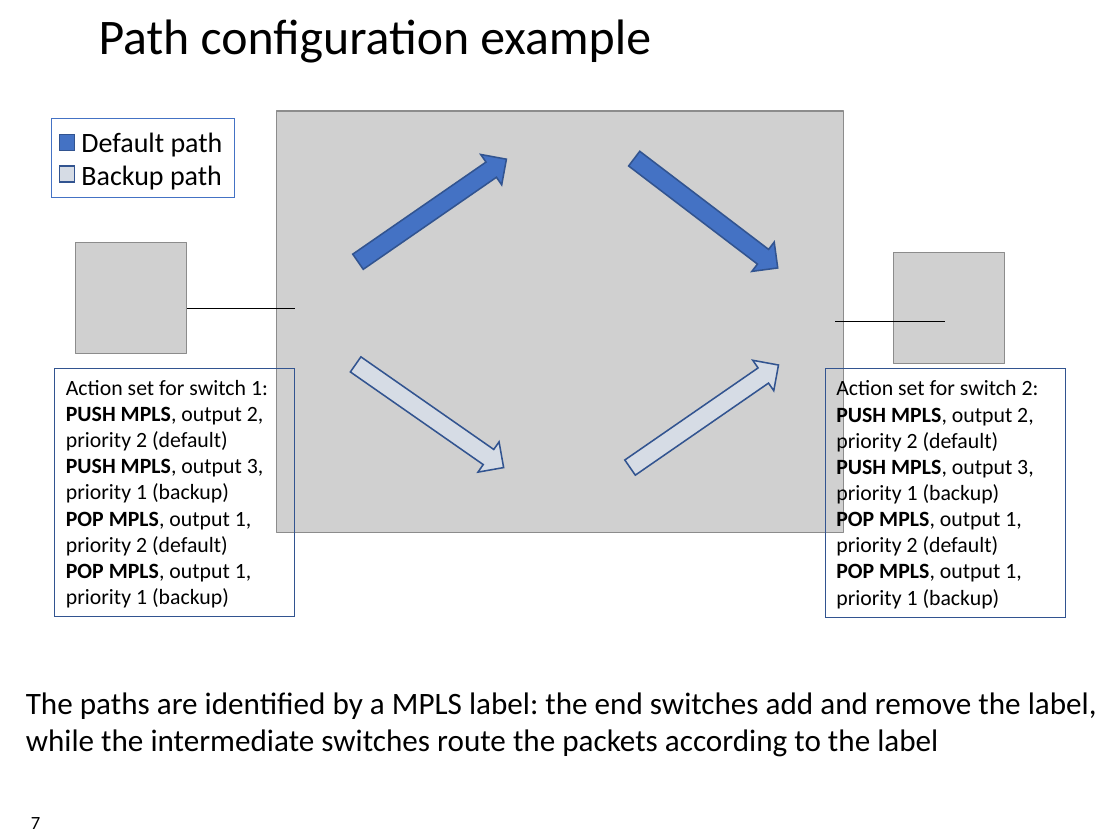
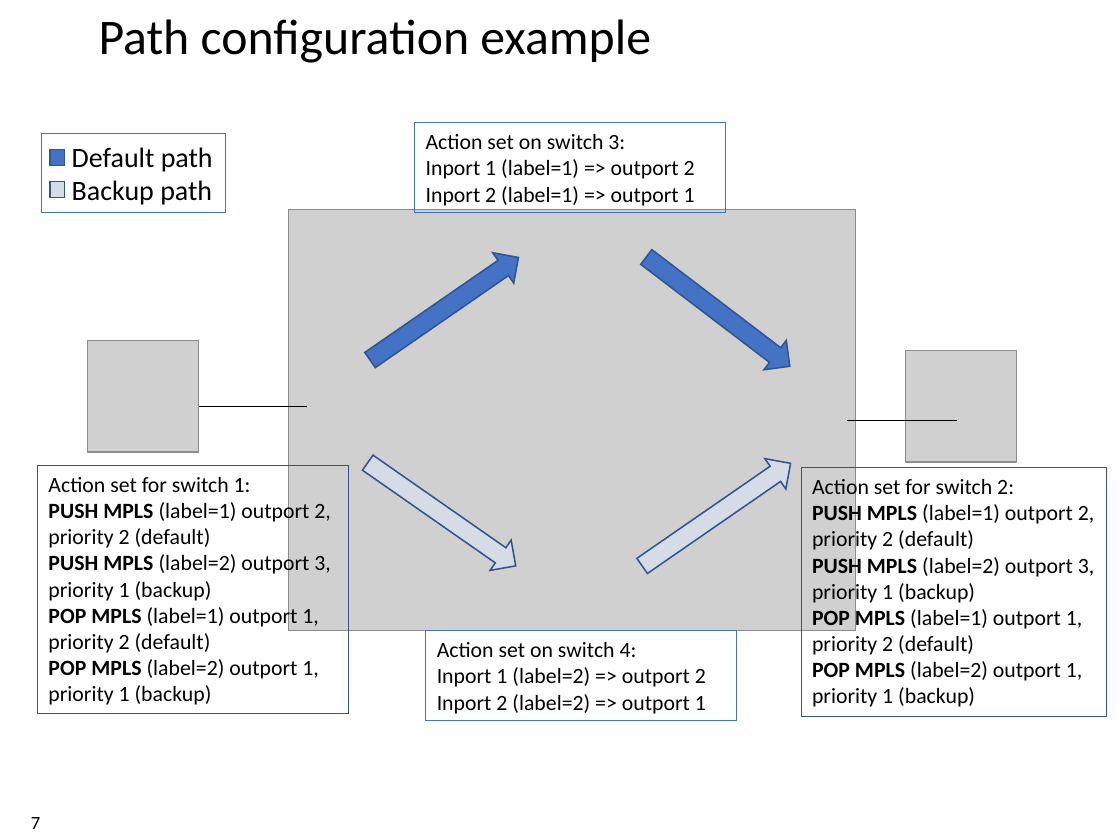
Before and after one commit to xdl907/switching-and-routing-project, a slide deck: slide 7 of template_project_exam__1_.pptx. Drawn at 1120x840 pixels with LibreOffice and Linux fonts; fonts in the diff are those of the drawing; grey boxes stand for pictures; background and template pictures are left out. Boxes give left, top, right and bottom in pixels: in the first picture for what was removed or moved away, otherwise in the second. Text is boxed around its words. In the diff, an @@ line names an element or a change of style, - is before the commit and + after.

```diff
--- a/template_project_exam__1_.pptx
+++ b/template_project_exam__1_.pptx
@@ rectangle added at (414,122,725,213), outline #4472C4 0.75 pt, 14 pt, text #000000 @@
+Action set on switch 3:
+Inport 1 (label=1) => outport 2
+Inport 2 (label=1) => outport 1
@@ 3 rectangles: place and size @@
-3 rectangles at (52,119,235,198)
+3 rectangles at (41,134,225,214)
@@ down arrow: place and size @@
-down arrow at (623,144,789,283)
+down arrow at (636,243,801,381)
@@ down arrow: place and size @@
-down arrow at (619,350,789,483)
+down arrow at (632,448,801,581)
@@ 3 pictures, 2 down arrows, 2 lines: place and size @@
-3 pictures, 2 down arrows, 2 lines at (75,111,1006,532)
+3 pictures, 2 down arrows, 2 lines at (87,209,1017,631)
@@ rectangle "Action set for switch 1: ...": place and size @@
-rectangle "Action set for switch 1: ..." at (55,368,295,617)
+rectangle "Action set for switch 1: ..." at (37,465,348,713)
@@ text in rectangle at (48,477,330,705): text changed @@
-Action set for switch 1:
-PUSH MPLS, output 2,
-priority 2 (default)
-PUSH MPLS, output 3,
-priority 1 (backup)
-POP MPLS, output 1, priority 2 (default)
-POP MPLS, output 1, priority 1 (backup)
+Action set for switch 1:
+PUSH MPLS (label=1) outport 2,
+priority 2 (default)
+PUSH MPLS (label=2) outport 3,
+priority 1 (backup)
+POP MPLS (label=1) outport 1, priority 2 (default)
+POP MPLS (label=2) outport 1, priority 1 (backup)
@@ rectangle "Action set for switch 2: ...": place and size @@
-rectangle "Action set for switch 2: ..." at (825,368,1065,617)
+rectangle "Action set for switch 2: ..." at (801,467,1107,716)
@@ text in rectangle at (812,476,1094,707): text changed @@
-Action set for switch 2:
-PUSH MPLS, output 2,
-priority 2 (default)
-PUSH MPLS, output 3,
-priority 1 (backup)
-POP MPLS, output 1, priority 2 (default)
-POP MPLS, output 1, priority 1 (backup)
+Action set for switch 2:
+PUSH MPLS (label=1) outport 2,
+priority 2 (default)
+PUSH MPLS (label=2) outport 3,
+priority 1 (backup)
+POP MPLS (label=1) outport 1, priority 2 (default)
+POP MPLS (label=2) outport 1, priority 1 (backup)
@@ rectangle added at (426,631,736,721), outline #4472C4 0.75 pt, 14 pt, text #000000 @@
+Action set on switch 4:
+Inport 1 (label=2) => outport 2
+Inport 2 (label=2) => outport 1
@@ text removed at (26,692,1097,757) @@
-The paths are identified by a MPLS label: the end switches add and remove the label,
-while the intermediate switches route the packets according to the label
```
Also in this commit, not shown: 4 other slides changed, 3 slides added, 1 slide removed.
